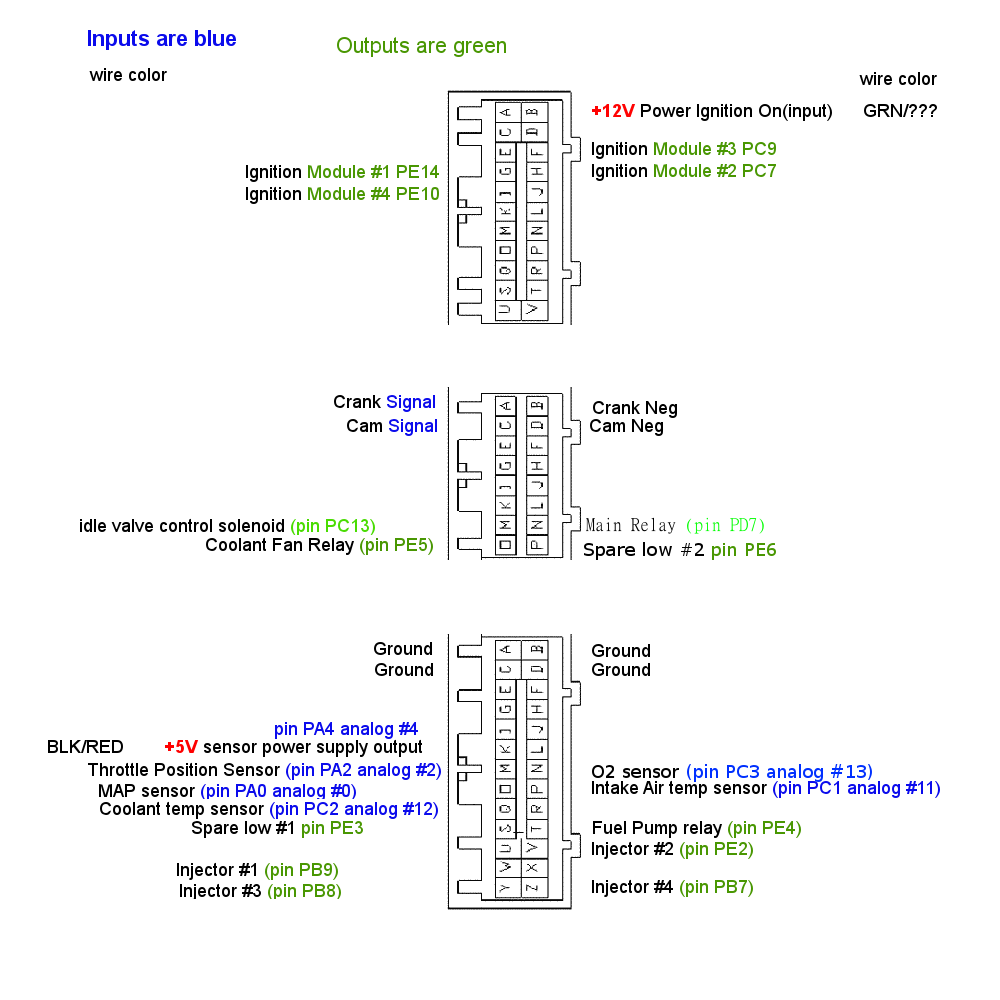
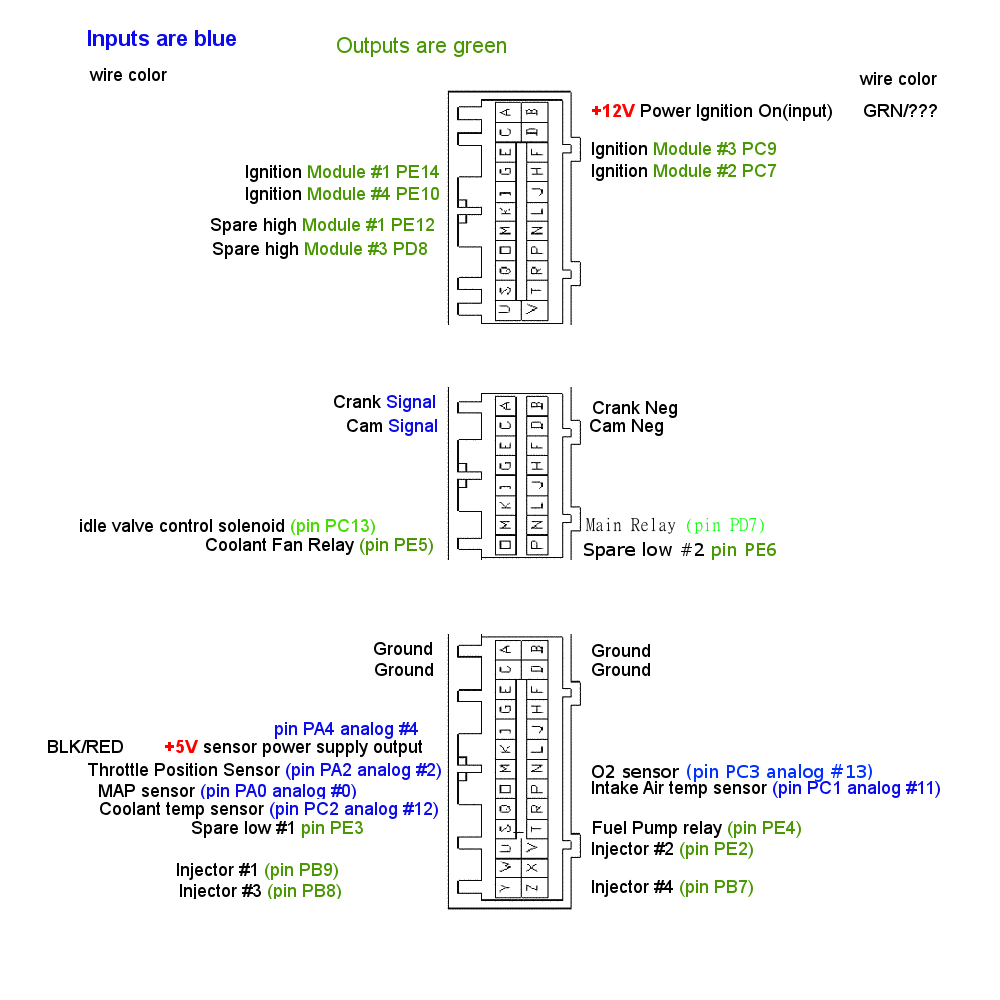
Before/after of a (1000, 1000) layered artwork. What changed in the layer stack:
added layer "Spare high Module #3 PD8" above "Spare high Module #1 PE12" over box(213, 242, 427, 259)
added layer "Spare high Module #1 PE12" above "Ignition Mo... #1" over box(211, 218, 434, 235)
